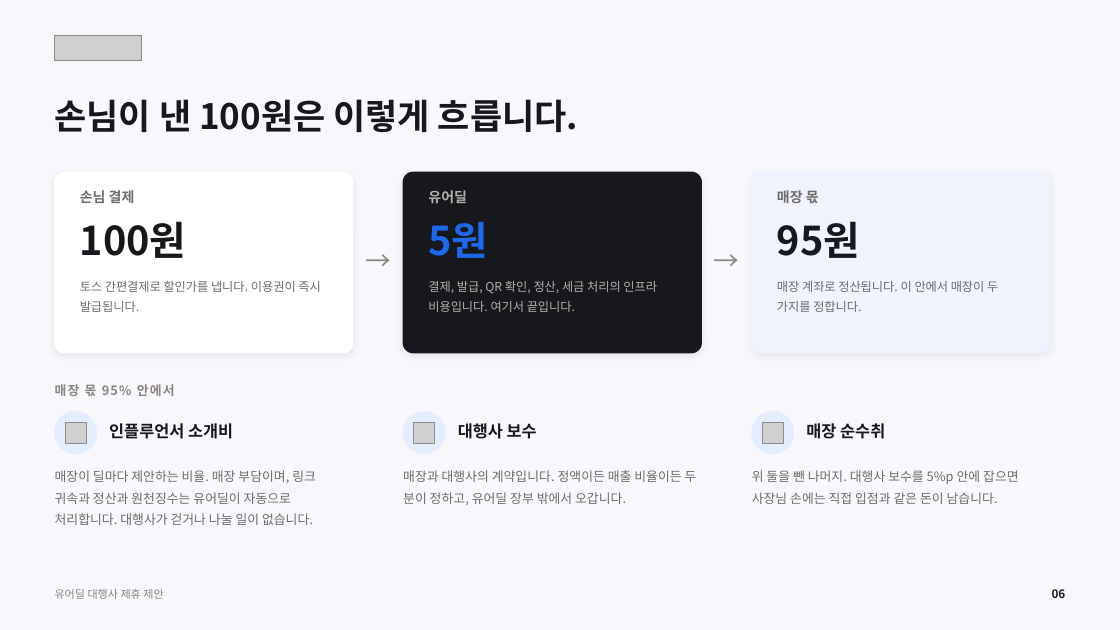
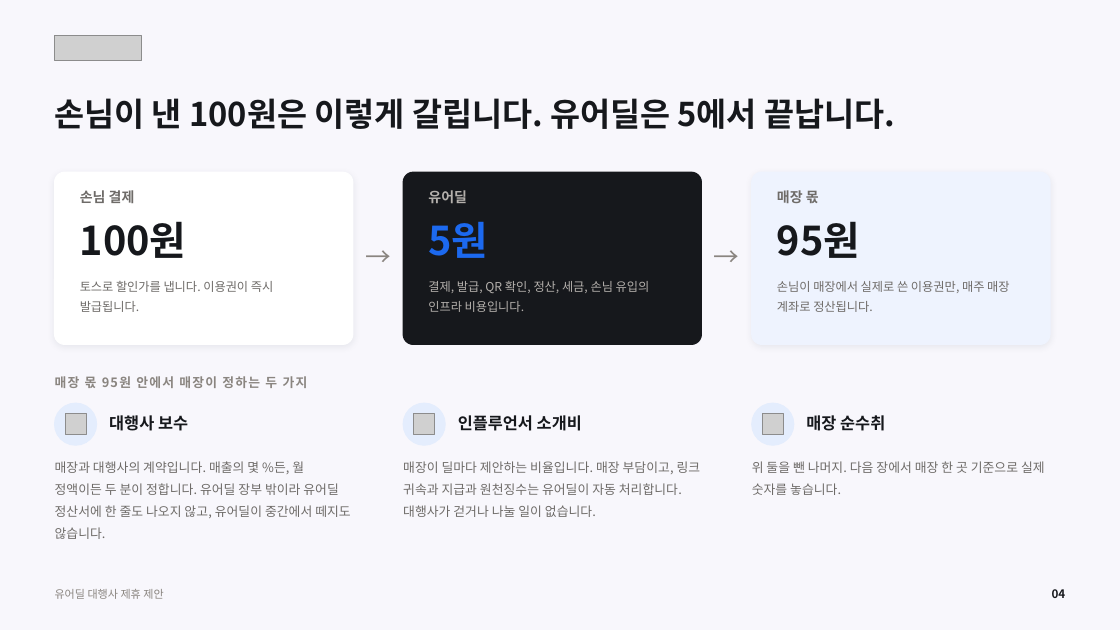
Before and after one commit to tobe2111/ur-live, a slide deck: slide 4 of docs/business/proposals/urdeal-agency-proposal.pptx (slide 6 before the commit). Drawn at 1120x630 pixels with LibreOffice and Linux fonts; fonts in the diff are those of the drawing; grey boxes stand for pictures. Boxes give left, top, right and bottom in pixels: in the first picture for what was removed or moved away, otherwise in the second. Text is boxed around its words. In the diff, an @@ line names an element or a change of style, - is before the commit and + after.

```diff
--- a/docs/business/proposals/urdeal-agency-proposal.pptx
+++ b/docs/business/proposals/urdeal-agency-proposal.pptx
@@ text at box(55, 98, 895, 129): text changed; size 30 to 28 pt @@
-손님이 낸 100원은 이렇게 흐릅니다.
+손님이 낸 100원은 이렇게 갈립니다. 유어딜은 5에서 끝납니다.
@@ rounded rectangle: place and size @@
-rounded rectangle at box(55, 172, 353, 353)
+rounded rectangle at box(55, 172, 353, 344)
@@ rounded rectangle at box(55, 172, 353, 344): proportions changed @@
@@ rounded rectangle: place and size @@
-rounded rectangle at box(403, 172, 702, 353)
+rounded rectangle at box(403, 172, 702, 344)
@@ rounded rectangle at box(403, 172, 702, 344): shadow off; proportions changed @@
@@ rounded rectangle at box(752, 172, 1050, 344): proportions changed @@
@@ rounded rectangle: place and size @@
-rounded rectangle at box(752, 172, 1050, 353)
+rounded rectangle at box(752, 172, 1050, 344)
@@ text "→": place and size @@
-text "→" at box(361, 239, 395, 281)
+text "→" at box(361, 235, 395, 277)
@@ text "→": place and size @@
-text "→" at box(710, 239, 744, 281)
+text "→" at box(710, 235, 744, 277)
@@ text at box(80, 281, 273, 312): text changed @@
-토스 간편결제로 할인가를 냅니다. 이용권이 즉시 발급됩니다.
+토스로 할인가를 냅니다. 이용권이 즉시 발급됩니다.
@@ text at box(428, 281, 650, 312): text changed @@
-결제, 발급, QR 확인, 정산, 세금 처리의 인프라 비용입니다. 여기서 끝입니다.
+결제, 발급, QR 확인, 정산, 세금, 손님 유입의 인프라 비용입니다.
@@ text at box(777, 281, 1009, 312): text changed @@
-매장 계좌로 정산됩니다. 이 안에서 매장이 두 가지를 정합니다.
+손님이 매장에서 실제로 쓴 이용권만, 매주 매장 계좌로 정산됩니다.
@@ text at box(55, 376, 308, 388): text changed @@
-매장 몫 95% 안에서
+매장 몫 95원 안에서 매장이 정하는 두 가지
@@ picture: place and size @@
-picture at box(413, 423, 434, 444)
+picture at box(66, 413, 87, 434)
@@ text "대행사 보수": place and size @@
-text "대행사 보수" at box(458, 423, 537, 439)
+text "대행사 보수" at box(109, 415, 188, 431)
@@ picture: place and size @@
-picture at box(66, 423, 87, 444)
+picture at box(413, 413, 434, 434)
@@ text "인플루언서 소개비": place and size @@
-text "인플루언서 소개비" at box(109, 423, 233, 439)
+text "인플루언서 소개비" at box(458, 415, 582, 431)
@@ 3 ellipses, 1 picture, 1 text: place and size @@
-3 ellipses, 1 picture, 1 text at box(55, 412, 885, 454)
+3 ellipses, 1 picture, 1 text at box(55, 403, 885, 445)
@@ text at box(55, 461, 350, 539): text changed @@
-매장이 딜마다 제안하는 비율. 매장 부담이며, 링크 귀속과 정산과 원천징수는 유어딜이 자동으로 처리합니다. 대행사가 걷거나 나눌 일이 없습니다.
+매장과 대행사의 계약입니다. 매출의 몇 %든, 월 정액이든 두 분이 정합니다. 유어딜 장부 밖이라 유어딜 정산서에 한 줄도 나오지 않고, 유어딜이 중간에서 떼지도 않습니다.
@@ text at box(403, 461, 701, 517): text changed @@
-매장과 대행사의 계약입니다. 정액이든 매출 비율이든 두 분이 정하고, 유어딜 장부 밖에서 오갑니다.
+매장이 딜마다 제안하는 비율입니다. 매장 부담이고, 링크 귀속과 지급과 원천징수는 유어딜이 자동 처리합니다. 대행사가 걷거나 나눌 일이 없습니다.
@@ text at box(752, 461, 1045, 495): text changed @@
-위 둘을 뺀 나머지. 대행사 보수를 5%p 안에 잡으면 사장님 손에는 직접 입점과 같은 돈이 남습니다.
+위 둘을 뺀 나머지. 다음 장에서 매장 한 곳 기준으로 실제 숫자를 놓습니다.
@@ text at box(1052, 589, 1066, 598): text changed @@
-06
+04
```
Also in this commit, not shown: 8 other slides changed, 7 slides added, 5 slides removed, 3 other files.
